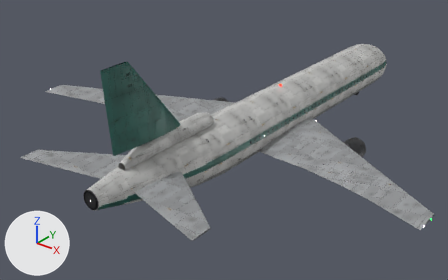
One commit to the glTF model assets/models/aircraft/widebody.glb: the scene before it, then after it.
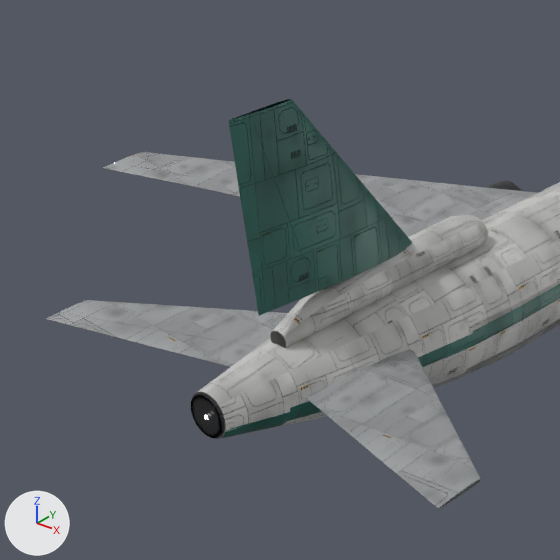
Each version appears first whole from a 50 mm lens placed at (37.1, -55.5, 28.8), pointed at (-2.6, -5.9, -2.0), and next in a close-up on the part from 0% to 55% of the width and 6% to 94% of the height. The lights are fixed; the arrows at lower left show +X, +Y and +Z. The last two pictures show the newer version. Where no turn or scale is listed for an object, it has been applied to the vertices. Vertices at exactly the same position are counted once.

Objects in the first close-up: 'elevator_l.L0', 'elevator_r.L0', 'fin.L0', 'fin.L1', 'fin.L2', 'fuselage_cabin_aft.L0', 'fuselage_tail.L0', 'intake_hump.L0', 'rudder.L0', 'rudder.L1', 'tailplane_l.L0', 'tailplane_r.L0', 'wing_l_inner.L0', 'wing_l_inner.L1' and 22 more.
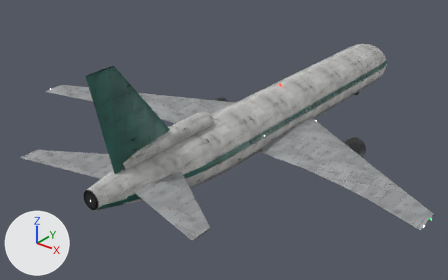
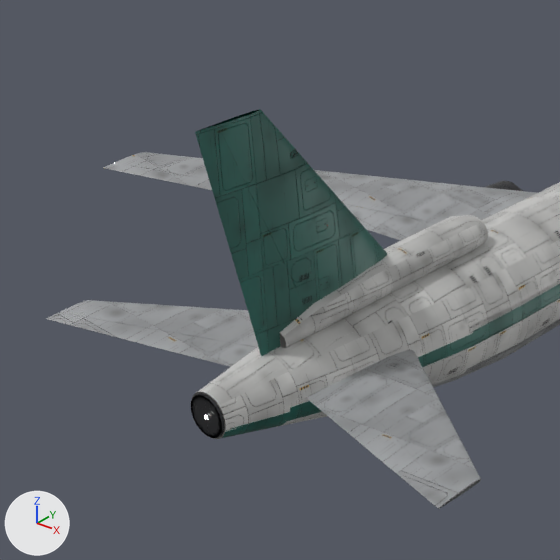
Location of each change, (x1, y1, x2, y2) in pixels of the close-ups (560 x 560 px; the box of a moved part takes in the faces that stretch with it):
'fin.L0', reshaped
    before: (229, 99, 412, 316)
    after: (196, 109, 387, 310)
'rudder.L0', reshaped, moved (46% wider, 20% taller)
    before: (230, 122, 297, 298)
    after: (198, 133, 296, 344)
'fin.L1', reshaped
    before: (228, 99, 409, 295)
    after: (195, 110, 384, 356)
'rudder.L1', reshaped, moved (35% wider, 18% taller)
    before: (230, 121, 310, 282)
    after: (198, 133, 306, 323)
'fin.L2', reshaped
    before: (236, 100, 398, 284)
    after: (214, 110, 375, 309)
part 1 of me_fin_l0, moved or reshaped
    before: (243, 113, 309, 272)
    after: (211, 123, 307, 310)
part 2 of me_fin_l0, surface changed
    before: (229, 99, 412, 316)
    after: (196, 109, 387, 309)
part 4 of me_fin_l2, moved or reshaped
    before: (236, 100, 287, 118)
    after: (214, 110, 258, 126)
part 5 of me_fin_l2, moved or reshaped
    before: (258, 104, 398, 284)
    after: (221, 113, 375, 309)

The change, as a list of edits to the scene's bpy script:
```text
Change me_fin_l0:
    remove me_fin_l0.from_pydata(...)  # 54 vertices, 104 faces; spans x -0.32..0.43, y -24.89..-15.7, z 4.18..12.1
    add me_fin_l0.from_pydata(...)  # 54 vertices, 104 faces; spans x -0.32..0.43, y -26.38..-15.7, z 2.27..12.1
    me_fin_l0 part 1: 54 of 54 vertices moved; they spanned x -0.32..0.43, y -24.89..-15.7, z 4.18..12.1 and now span x -0.32..0.43, y -26.38..-15.7, z 2.27..12.1; mean shift (0.0, -0.75, -0.96)
    me_fin_l0 part 2: 78 kept faces spanning x -0.32..0.43, y -26.38..-15.7, z 2.27..12.1 get new texture (UV) coordinates
Change me_fin_l1:
    remove me_fin_l1.from_pydata(...)  # 45 vertices, 86 faces; spans x -0.32..0.43, y -24.89..-15.7, z 4.18..12.1
    add me_fin_l1.from_pydata(...)  # 48 vertices, 92 faces; spans x -0.32..0.43, y -26.38..-15.7, z 2.27..12.1
    me_fin_l1 part 3: the whole mesh is rebuilt
Change me_fin_l2:
    remove me_fin_l2.from_pydata(...)  # 12 vertices, 20 faces; spans x -0.29..0.38, y -24.89..-15.7, z 4.18..12.1
    add me_fin_l2.from_pydata(...)  # 12 vertices, 20 faces; spans x -0.29..0.38, y -26.38..-15.7, z 2.27..12.1
    me_fin_l2 part 4: all 6 vertices in x -0.08..0.11, y -24.89..-21.89, z 12.1 are moved by (0.0, -1.49, 0.0)
    me_fin_l2 part 5: all 6 vertices in x -0.29..0.38, y -24.3..-15.7, z 4.18 are moved by (0.0, 0.0, -1.91)
Change me_fin_l0_001:
    remove me_fin_l0_001.from_pydata(...)  # 15 vertices, 26 faces; spans x -0.19..0.25, y -2.06..1.0, z -3.43..3.43
    add me_fin_l0_001.from_pydata(...)  # 15 vertices, 26 faces; spans x -0.19..0.26, y -2.74..1.7, z -4.39..4.39
    me_fin_l0_001 part 6
    add for i in [0, 2, 13]: me_fin_l0_001.vertices[i].co += Vector((0.0, -0.7, 0.96))
    add for i in [3, 5, 11]: me_fin_l0_001.vertices[i].co += Vector((0.0, -0.69, 0.96))
    add for i in [4, 6, 12]: me_fin_l0_001.vertices[i].co += Vector((0.0, 0.68, -0.96))
    me_fin_l0_001.vertices[1].co: (0.25, 1.0, -3.43) -> (0.26, 1.7, -4.39)  # pixel (309, 277) -> not seen
    me_fin_l0_001.vertices[7].co: (0.01, -1.55, -3.43) -> (0.01, -0.89, -4.39)  # pixel (256, 298) -> pixel (257, 344)
    me_fin_l0_001.vertices[8].co: (0.0, -2.06, 3.43) -> (0.0, -2.74, 4.39)  # pixel (229, 128) -> pixel (197, 139)
    me_fin_l0_001.vertices[9].co: (0.01, -1.52, -3.43) -> (0.01, -0.86, -4.39)  # pixel (256, 298) -> pixel (258, 344)
    me_fin_l0_001.vertices[10].co: (-0.02, -1.71, 3.43) -> (-0.02, -2.39, 4.39)  # pixel (236, 125) -> pixel (204, 136)
    me_fin_l0_001.vertices[14].co: (-0.19, 1.0, -3.43) -> (-0.19, 1.7, -4.39)
Change me_fin_l1_001:
    remove me_fin_l1_001.from_pydata(...)  # 16 vertices, 28 faces; spans x -0.19..0.25, y -2.06..1.0, z -3.43..3.43
    add me_fin_l1_001.from_pydata(...)  # 16 vertices, 28 faces; spans x -0.19..0.26, y -2.74..1.7, z -4.39..4.39
    me_fin_l1_001 part 7
    add for i in [2, 3, 4, 13, 15]: me_fin_l1_001.vertices[i].co += Vector((0.0, 0.7, -0.96))
    add for i in [0, 1, 12, 14]: me_fin_l1_001.vertices[i].co += Vector((0.0, -0.7, 0.96))
    me_fin_l1_001.vertices[5].co: (0.01, -2.01, 3.43) -> (0.01, -2.71, 4.39)  # pixel (230, 128) -> pixel (198, 139)
    me_fin_l1_001.vertices[6].co: (0.01, -1.55, -3.43) -> (0.01, -0.89, -4.39)  # pixel (256, 298) -> pixel (257, 344)
    me_fin_l1_001.vertices[7].co: (0.0, -2.06, 3.43) -> (0.0, -2.74, 4.39)  # pixel (229, 128) -> pixel (197, 139)
    me_fin_l1_001.vertices[8].co: (0.01, -1.51, -3.43) -> (0.01, -0.85, -4.39)  # pixel (256, 298) -> pixel (258, 344)
    me_fin_l1_001.vertices[9].co: (-0.03, -1.65, 3.43) -> (-0.03, -2.34, 4.39)  # pixel (237, 125) -> pixel (205, 136)
    me_fin_l1_001.vertices[10].co: (-0.03, -1.61, 3.43) -> (-0.03, -2.3, 4.39)
    me_fin_l1_001.vertices[11].co: (-0.1, -0.42, -3.43) -> (-0.1, 0.26, -4.39)
Change ob_rudder_l0:
    ob_rudder_l0.location: (0.0, -22.8, 8.37) -> (0.0, -23.57, 7.41)
Change ob_rudder_l1:
    ob_rudder_l1.location: (0.0, -22.8, 8.37) -> (0.0, -23.57, 7.41)
```
